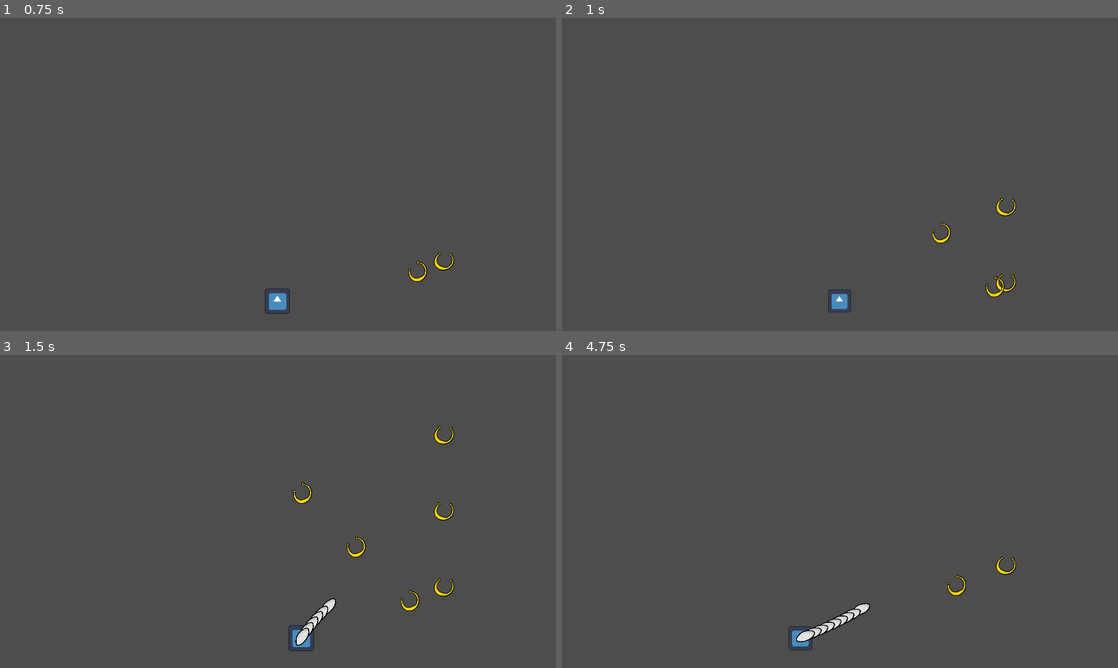
Above: before the commit, frames 1-4 (two rows, left to right).
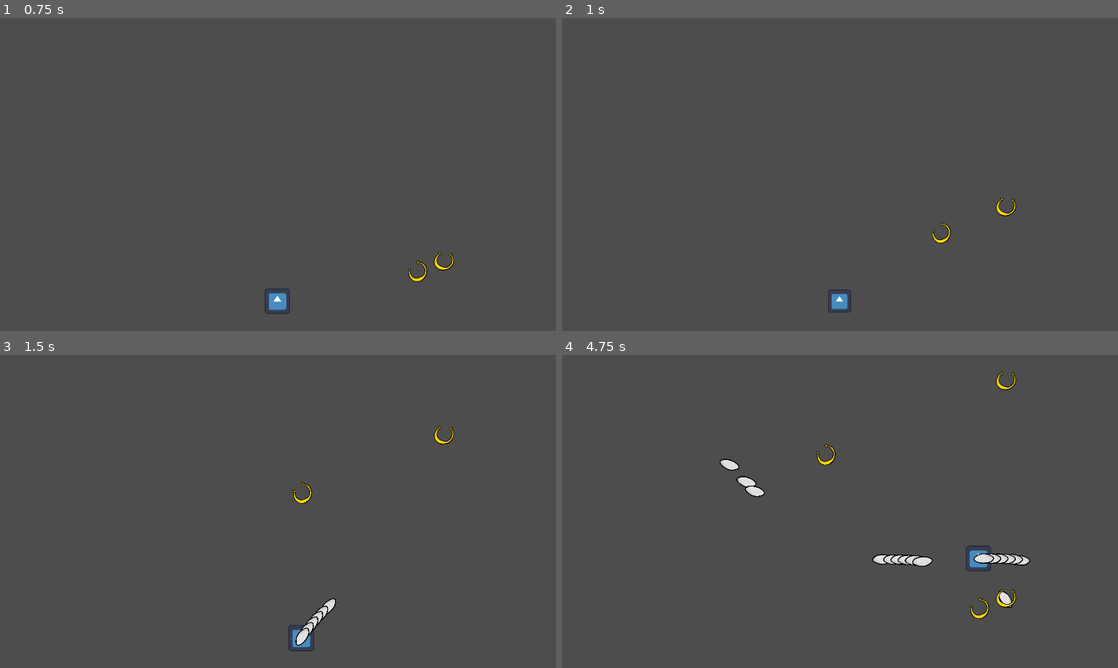
Above: after the commit, the same moments.

Repository: kaito002/bullet-hell-5
Game: Godot game, scene res://scenes/ui/main_menu.tscn
The game is run twice, just before and just after one commit, with the same random seed, the same clock (stepped at 60 frames per second) and the same inputs. The engine's default icon, where the game draws it, is replaced by a stand-in: a white triangle on a blue panel in a dark square.
Inputs (mouse positions are in pixels of both pictures, inside the frame that each line leads up to):
- Up to frame 1 (0.75 s): click "PLAY GAME" at 0.5 s
- Up to frame 2 (1 s): no input
- Up to frame 3 (1.5 s): move the mouse to (400, 495) at 1.27 s; press the mouse at (400, 495) at 1.28 s; hold D (right) from 1.28 s (still down)
- Up to frame 4 (4.75 s): move the mouse to (728, 527) at 2.02 s; release D (right) at 2.03 s; release the mouse at (728, 527) at 2.03 s; hold S (down) 2.03-2.78 s; click (728, 527) at 2.1 s; move the mouse to (895, 442) at 2.77 s; press the mouse at (895, 442) at 2.78 s; hold D (right) 2.78-3.53 s; move the mouse to (812, 574) at 3.52 s; release the mouse at (812, 574) at 3.53 s; hold W (up) 3.53-4.28 s; click (812, 574) at 3.6 s; move the mouse to (1006, 558) at 4.27 s; press the mouse at (1006, 558) at 4.28 s; hold A (left) from 4.28 s (still down)

Frame 1 is identical in both runs. In frame 2, 0.1% of the frame differs, in the area x 76-82%, y 81-90%; in frame 3, 0.3%; in frame 4, 2.1%, in the area x 28-85%, y 5-95%.

Commit message:
reduced fire rate on spawner

Diff:
--- a/scenes/levels/main.tscn
+++ b/scenes/levels/main.tscn
@@ -91,10 +91,12 @@
 
 [node name="weapon" parent="spawner" instance=ExtResource("3_wy0nk")]
 bullet_scene = ExtResource("7_sac4d")
+fire_rate = 1.0
 
 [node name="weapon2" parent="spawner" instance=ExtResource("3_wy0nk")]
 bullet_scene = ExtResource("7_sac4d")
 direction = Vector2(-1, -1)
+fire_rate = 1.0
 
 [node name="ui" type="CanvasLayer" parent="."]
 process_mode = 3
